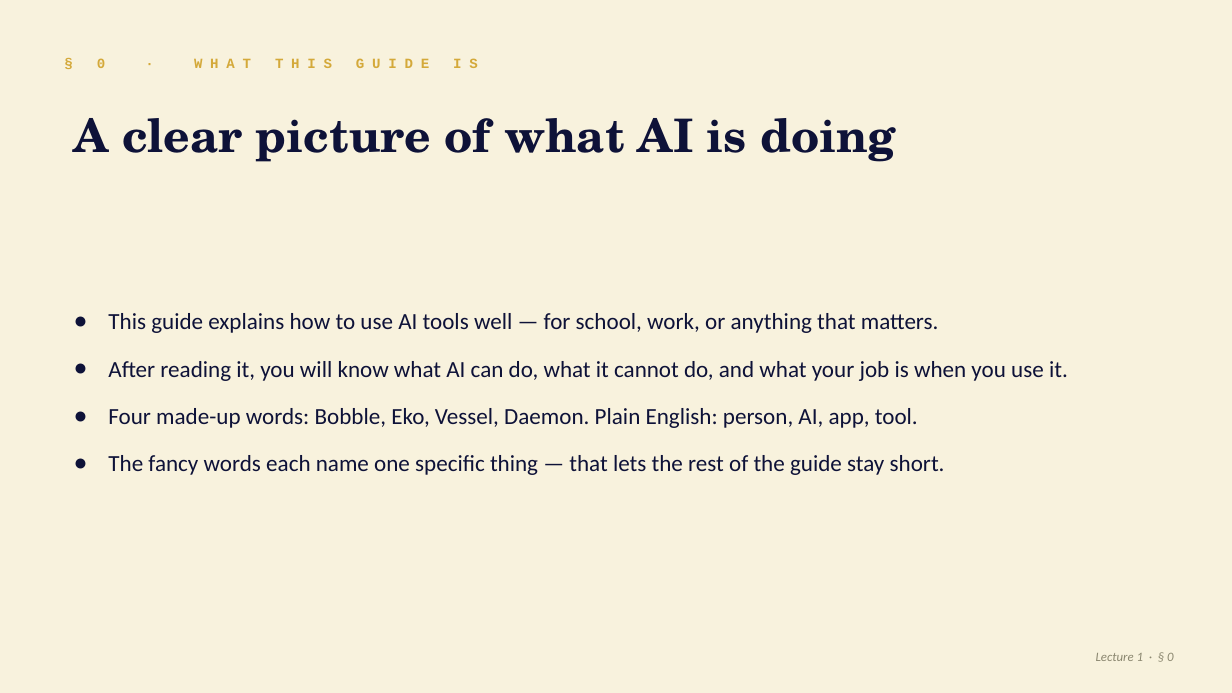
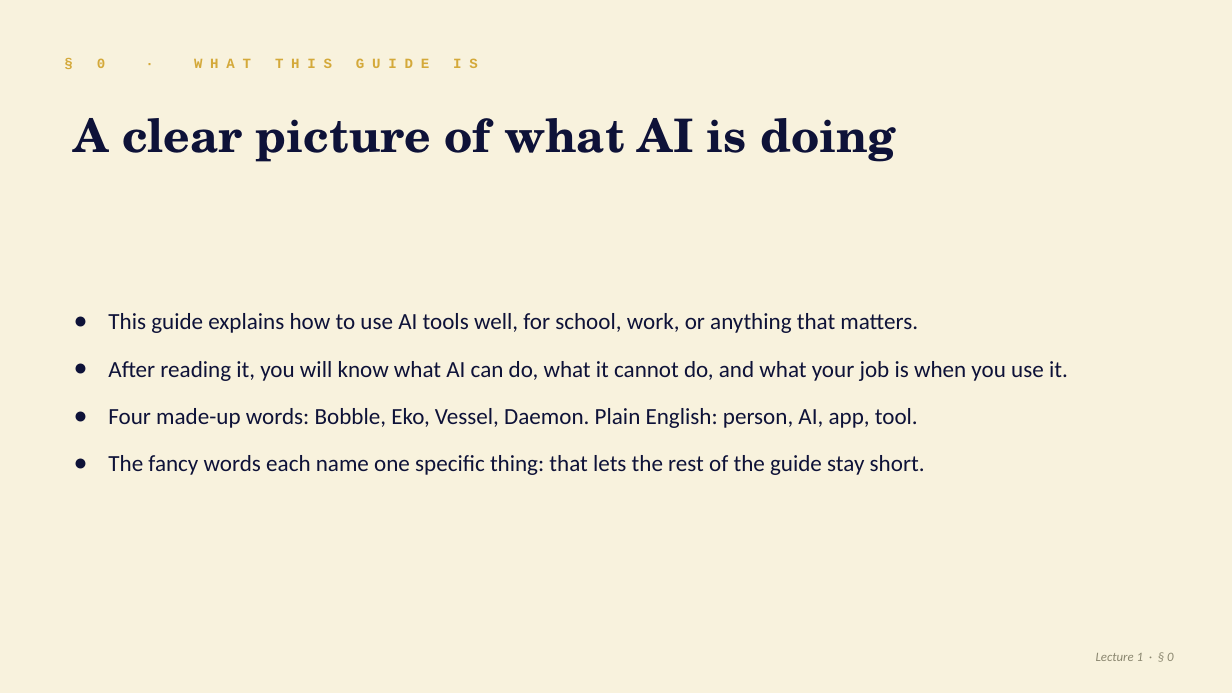
Before and after one commit to DerekSleepfield/webs-aight, a slide deck: slide 3 of assets/introduction-to-bobology.pptx. Drawn at 1232x693 pixels with LibreOffice and Linux fonts; fonts in the diff are those of the drawing. Boxes give left, top, right and bottom in pixels: in the first picture for what was removed or moved away, otherwise in the second. Text is boxed around its words. In the diff, an @@ line names an element or a change of style, - is before the commit and + after.

Commit message:
bobology lecture 1: deck audit + Lecture/Lesson reconciliation
assets/introduction-to-bobology.pptx + .pdf:
- Fixed "Bobbology" -> "Bobology" typo on slide 1 title (one-B
  discipline rule); kicker stayed "BOBOLOGY".
- Cleaned 8 splice em-dashes across slides 3, 5, 6, 9, 13, 15.
  Decision Gate headline on slide 15 now uses commas, not em-dashes,
  around "not the AI". Visual weight preserved.
- Synced slide 8 (How an Eko Works) prose with the cleaned L1.html
  Science section: varied openers across 4 bullets to break up the
  "It is... It is... It has..." anaphora pile-up.
- Synced slide 12 (memory) bullet 3: em-dash splice replaced with
  two clean sentences matching the lesson's voice.
- PDF regenerated via LibreOffice from the edited pptx.

introduction-to-bobology.html:
- Renamed "Lecture I" -> "Lesson 1" in browser title, kicker, and
  both colophons. Long-form lessons now consistently use "Lesson N"
  (matching L2-L5); slide deck retains "Lecture N" branding.
- Browser title format brought into line with L3-L5 pattern:
  "Lesson 1: Introduction to Bobology - Derek Wakefield".
- "Subsequent lectures" -> "Subsequent lessons" in the Science
  colophon for the same reason.

presentations/bobology/2026-05-09-introduction-to-bobology.qmd:
- Em-dash splice in description -> colon.

```diff
--- a/assets/introduction-to-bobology.pptx
+++ b/assets/introduction-to-bobology.pptx
@@ text at (208, 313, 918, 333): text changed @@
-● This guide explains how to use AI tools well — for school, work, or anything that matters.
+● This guide explains how to use AI tools well, for school, work, or anything that matters.
@@ text at (108, 455, 925, 475): text changed @@
-● The fancy words each name one specific thing — that lets the rest of the guide stay short.
+● The fancy words each name one specific thing: that lets the rest of the guide stay short.
```
Also in this commit, not shown: 8 other slides changed, 3 other files.
